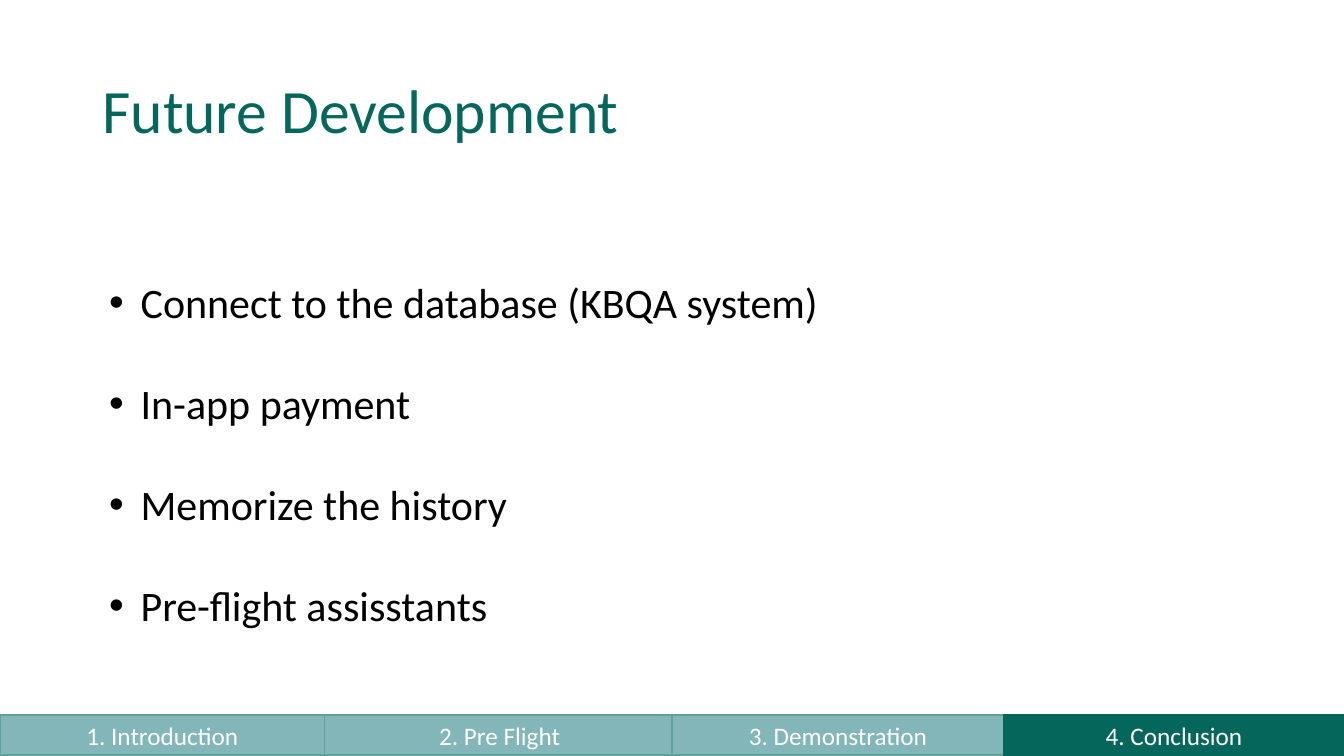
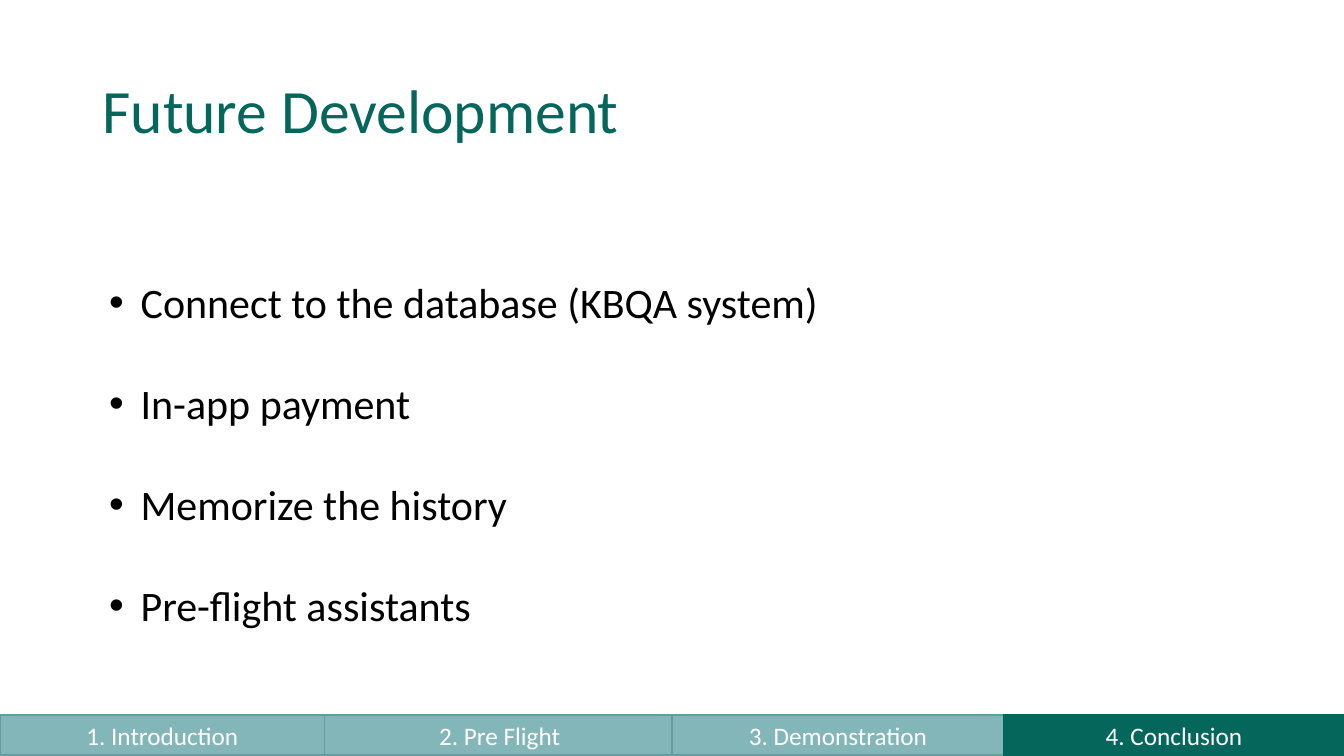
Before and after one commit to assessmentcentre-group4/group-exercise-submission, a slide deck: slide 6 of CX Presentation.pptx. Drawn at 1344x756 pixels with LibreOffice and Linux fonts; fonts in the diff are those of the drawing; background and template pictures are left out. Boxes give left, top, right and bottom in pixels: in the first picture for what was removed or moved away, otherwise in the second. Text is boxed around its words. In the diff, an @@ line names an element or a change of style, - is before the commit and + after.

Commit message:
powerpoint

```diff
--- a/CX Presentation.pptx
+++ b/CX Presentation.pptx
@@ text at <box>141,592,470,629</box>: text changed @@
-• Pre-flight assisstants
+• Pre-flight assistants
```
